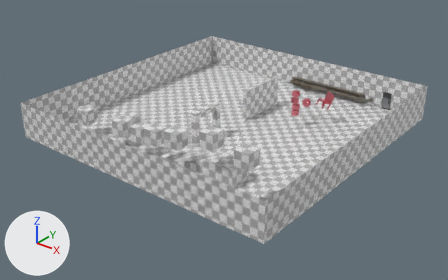
An edit to the glTF model assets/levels/testingroom/testingroom.gltf, drawn before and after from the same camera.
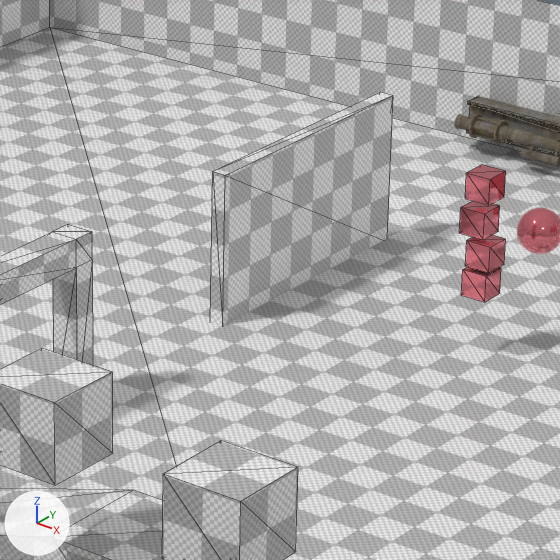
Each version is shown whole from a 50 mm camera at (40.67, -49.24, 29.72) aimed at (1.61, -0.41, -0.55), then close up on the part from 45% to 69% of the width and 21% to 59% of the height. Arrows for +X, +Y and +Z are at lower left; the lights stay in place. The older version's two pictures come first. The close-ups show mesh edges as thin lines.
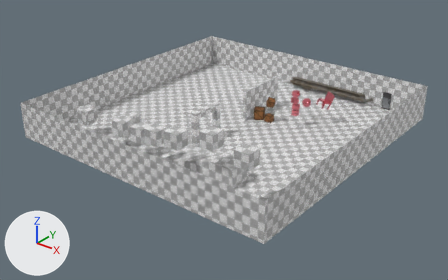
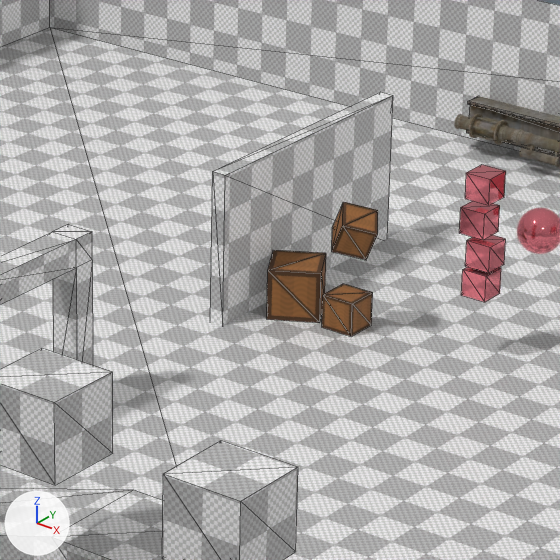
The change, as a list of edits to the scene's bpy script:
```text
Add img_crate_albedo:
    img_crate_albedo = load_image('crate_albedo', 'crate_albedo.png', 256, 256, 'sRGB')
Add mat_crate:
    mat_crate = principled_material('crate')
    mat_crate.texture = img_crate_albedo
    mat_crate.roughness = 0.8
Add me_crate:
    me_crate.from_pydata(...)  # a box spanning x -0.4..0.4, y -0.4..0.4, z 0.0..0.8
    me_crate.materials.append(mat_crate)  # picture img_crate_albedo
Add ob_crate_002:
    ob_crate_002 = bpy.data.objects.new('crate.002', me_crate)
    ob_crate_002.parent = ob_crate_c
    ob_crate_002.location = (0.0, 0.0, 0.0)
Add ob_crate_c:
    ob_crate_c = bpy.data.objects.new('crate_c', None)
    ob_crate_c.location = (3.6, 5.5, 2.262)
    ob_crate_c.rotation_euler = (0.349, 0.262, 0.698)  # degrees (20, 15, 40)
Add ob_crate_001:
    ob_crate_001 = bpy.data.objects.new('crate.001', me_crate)
    ob_crate_001.parent = ob_crate_b
    ob_crate_001.location = (0.0, 0.0, 0.0)
Add ob_crate_b:
    ob_crate_b = bpy.data.objects.new('crate_b', None)
    ob_crate_b.location = (2.2, 5.5, 0.262)
    ob_crate_b.rotation_euler = (0.0, 0.0, 0.524)  # degrees (0, 0, 30)
    ob_crate_b.scale = (1.5, 1.5, 1.5)
Add ob_crate:
    ob_crate = bpy.data.objects.new('crate', me_crate)
    ob_crate.parent = ob_crate_a
    ob_crate.location = (0.0, 0.0, 0.0)
Add ob_crate_a:
    ob_crate_a = bpy.data.objects.new('crate_a', None)
    ob_crate_a.location = (3.6, 5.5, 0.262)
```

Where the change shows, as pixel boxes (x1, y1, x2, y2) in the close-ups (560 x 560 px):
'crate.001', added (brown)
    after: (267, 250, 326, 323)
'crate', added (brown)
    after: (322, 284, 373, 336)
'crate.002', added (brown)
    after: (332, 202, 378, 260)
